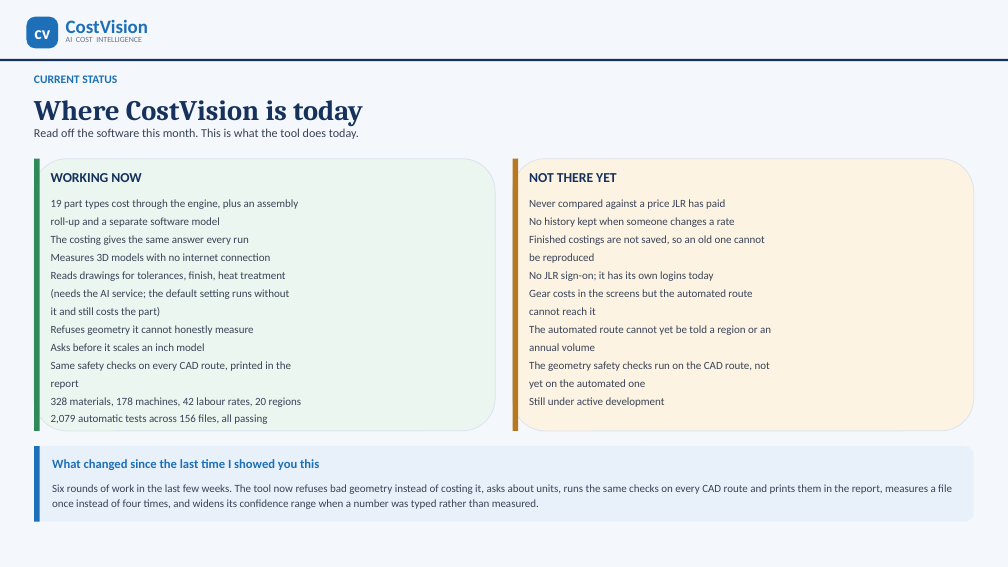
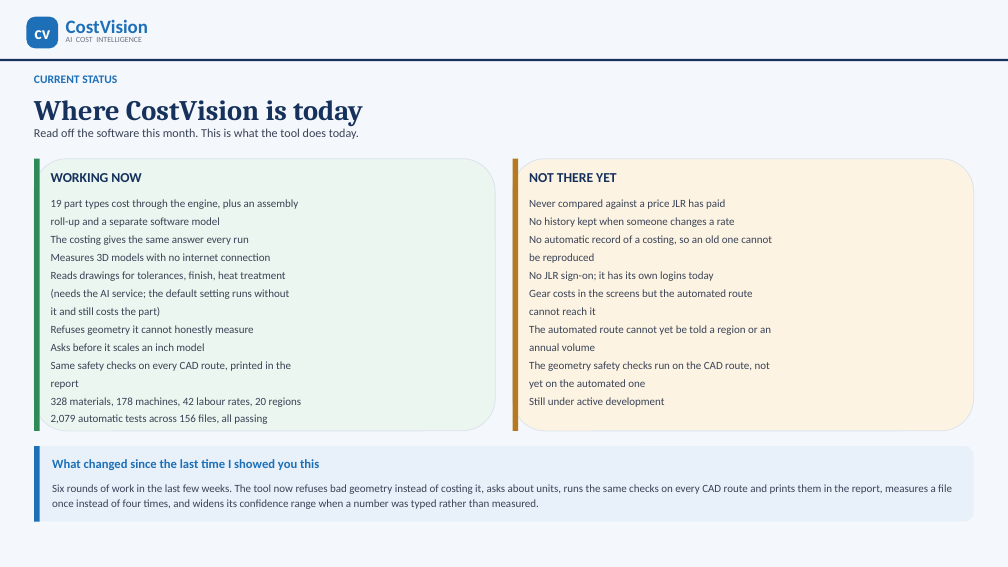
Before and after one commit to bhosaleavinash546/leamington-marathi, a slide deck: slide 4 of CostVision-CAPEE-Implementation-Options.pptx. Drawn at 1008x567 pixels with LibreOffice and Linux fonts; fonts in the diff are those of the drawing. Boxes give left, top, right and bottom in pixels: in the first picture for what was removed or moved away, otherwise in the second. Text is boxed around its words. In the diff, an @@ line names an element or a change of style, - is before the commit and + after.

```diff
--- a/CostVision-CAPEE-Implementation-Options.pptx
+++ b/CostVision-CAPEE-Implementation-Options.pptx
@@ text at bbox=[529, 235, 772, 245]: text changed @@
-Finished costings are not saved, so an old one cannot
+No automatic record of a costing, so an old one cannot
```
Also in this commit, not shown: 9 other slides changed, 2 other files.
